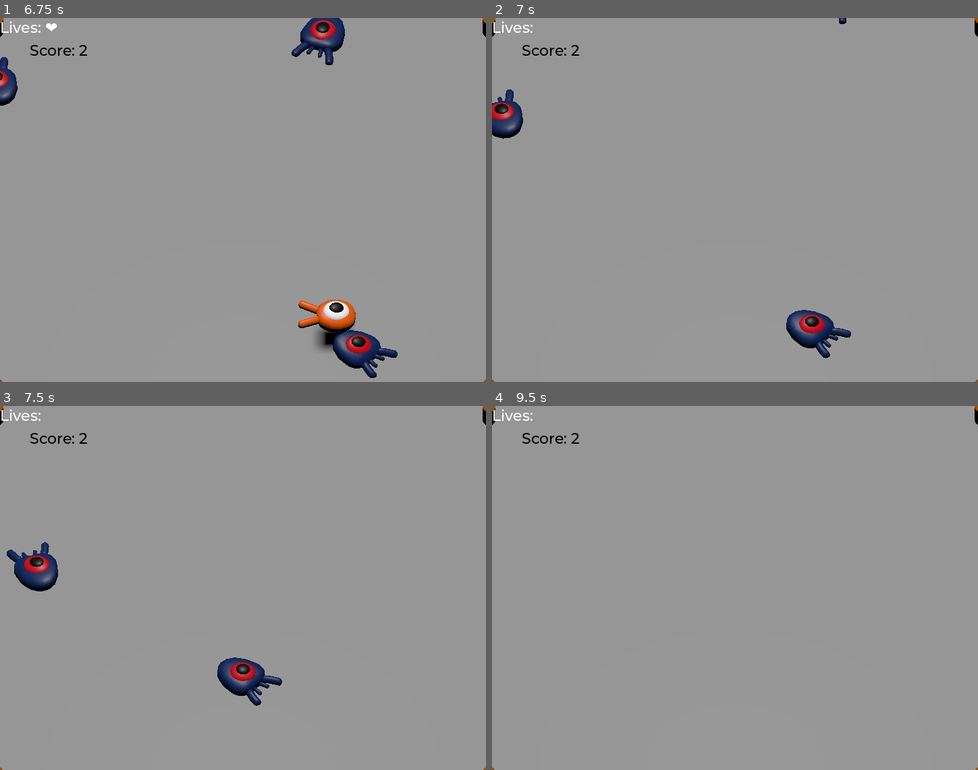
Above: before the commit, frames 1-4 (two rows, left to right).
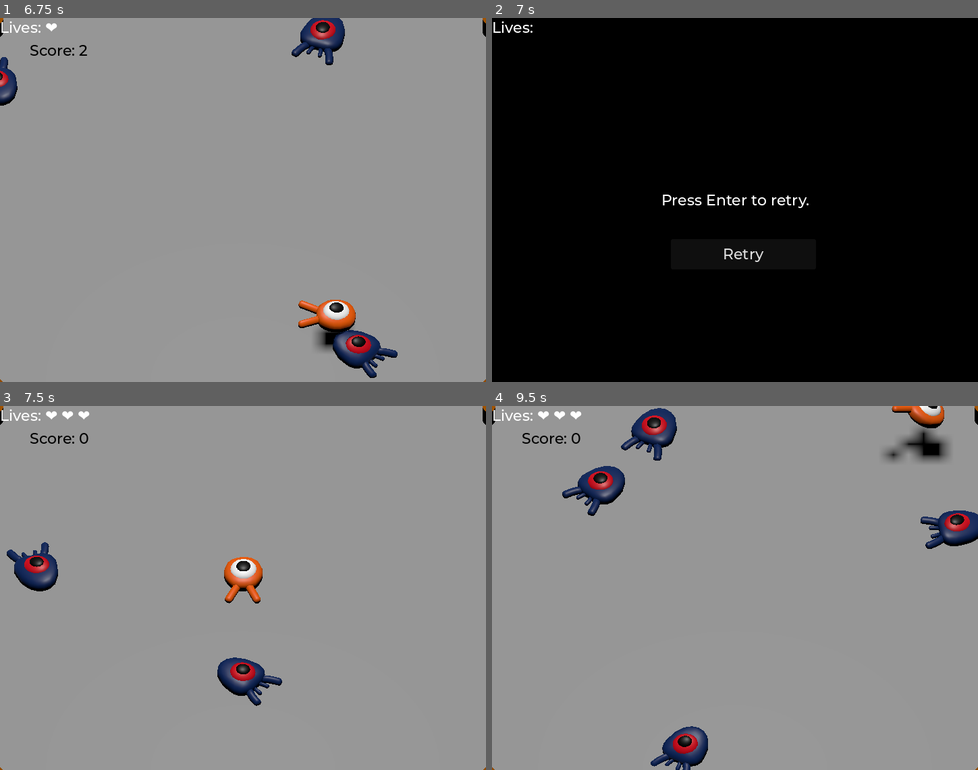
Above: after the commit, the same moments.

Repository: Ilesandres/godot-3d_squash_the_creeps_starter
Game: Godot game, scene res://main.tscn
Two runs of this game, one before a commit and one after it. Both use one fixed random seed, a clock stepped at 60 frames per second and the inputs below.
Inputs (mouse positions are in pixels of both pictures, inside the frame that each line leads up to):
- Up to frame 1 (6.75 s): click "Play" at 0.5 s; hold Right (move_right) 1.28-2.03 s; tap Space (jump) at 1.52, 2.27, 3.77, 4.52, 5.27 s; hold Down (move_back) 2.03-2.78 s; hold Right (move_right) 2.78-3.53 s; hold Up (move_forward) 3.53-4.28 s; hold Left (move_left) 4.28-5.78 s; hold Down (move_back) 5.78-6.53 s; hold Right (move_right) from 6.53 s (still down)
- Up to frame 2 (7 s): keep holding Right (move_right); tap Space (jump) at 6.77 s
- Up to frame 3 (7.5 s): release Right (move_right) at 7.25 s; click (252, 642) at 7.25 s, where only the run after the commit has a clickable "Retry"
- Up to frame 4 (9.5 s): hold Up (move_forward) 8.03-8.78 s; tap Space (jump) at 8.27, 9.02 s; hold Right (move_right) from 8.78 s (still down)

Frame 1 is identical in both runs. In frame 2, 100% of the frame differs, in the area x 0-100%, y 0-100%; in frame 3, 0.9%; in frame 4, 5.0%.
Error before the commit: Invalid access to property or key 'position' on a base object of type 'previously freed'. (res://main.gd:74)

Commit message:
restaurar funcionalidad de pantalla de retry

Diff:
--- a/main.gd
+++ b/main.gd
@@ -41,7 +41,8 @@
 func end_game():
 	mob_timer.stop()
 
-	player.hide()
+	if is_instance_valid(player):
+		player.hide()
 
 	get_tree().call_group("mobs", "queue_free")
 
@@ -59,18 +60,27 @@
 
 	player.lives_changed.connect(lives_label.update_lives)
 
-	if is_instance_valid(player):
-		player.reset_health()
+	player.lives_changed.connect(_on_player_lives_changed)
+
+	player.reset_health()
 
 	player.position = $Ground.position + Vector3(0, 1, 0)
+
+func _on_player_lives_changed(new_lives: int):
+	if new_lives <= 0:
+		end_game()
 
 func _on_play_button_pressed():
 	start_game()
 
 func _on_mob_timer_timeout():
+	if not is_instance_valid(player):
+		return
+
 	var mob = mob_scene.instantiate()
 	var mob_spawn_location = get_node("SpawnPath/SpawnLocation")
 	mob_spawn_location.progress_ratio = randf()
+
 	var player_position = player.position
 
 	mob.initialize(mob_spawn_location.position, player_position)
@@ -79,17 +89,12 @@
 	mob.squashed.connect(score_label._on_mob_squashed.bind())
 
 func _on_player_hit():
-
 	if is_instance_valid(player):
-
 		get_tree().call_group("mobs", "queue_free")
 
 		player.stop_movement()
 
 		mob_timer.start()
-	else:
-
-		end_game()
 
 func _on_retry_button_pressed():
 	spawn_player()
--- a/player.gd
+++ b/player.gd
@@ -29,7 +29,6 @@
 	lives_changed.emit(current_lives)
 
 	if current_lives <= 0:
-		hit.emit()
 		die()
 	else:
 		hit.emit()
@@ -38,7 +37,6 @@
 func _physics_process(delta):
 	var direction = Vector3.ZERO
 	if direction != Vector3.ZERO:
-		#...
 		$AnimationPlayer.speed_scale = 4
 	else:
 		$AnimationPlayer.speed_scale = 1
Not shown, added: main.tscn6626315825.tmp
Not shown, added: main.tscn6631136301.tmp
Not shown, added: main.tscn8077019560.tmp
